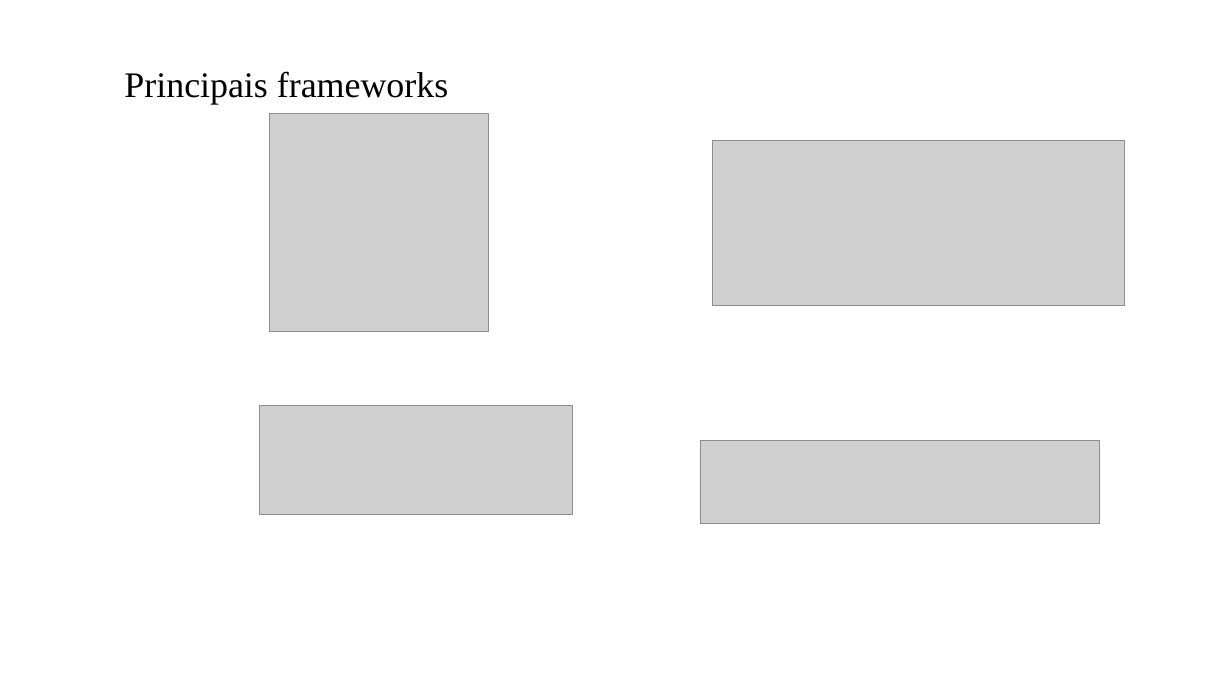
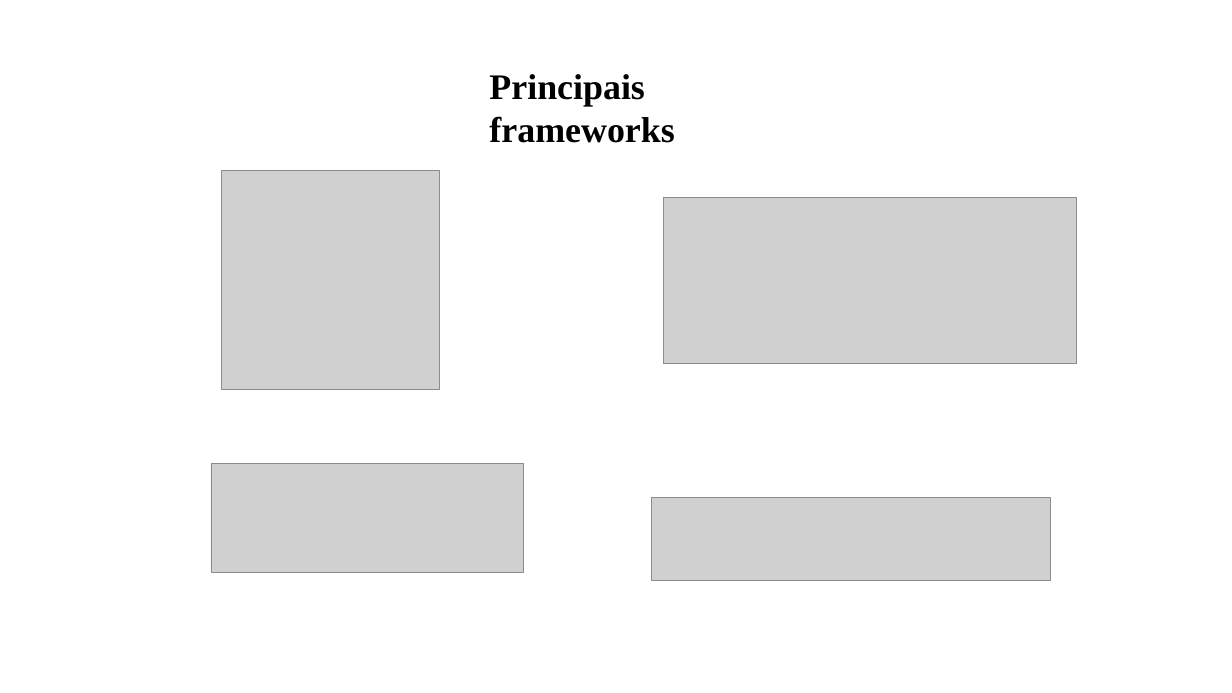
Before and after one commit to feevars/fatec4SEM, a slide deck: slide 7 of 2SEM/IES100 - Engenharia de Software I/BDD - Behavior Driven Development/apresentacao-oficial_BDD.pptx. Drawn at 1232x693 pixels with LibreOffice and Linux fonts; fonts in the diff are those of the drawing; grey boxes stand for pictures. Boxes give left, top, right and bottom in pixels: in the first picture for what was removed or moved away, otherwise in the second. Text is boxed around its words. In the diff, an @@ line names an element or a change of style, - is before the commit and + after.

```diff
--- a/2SEM/IES100 - Engenharia de Software I/BDD - Behavior Driven Development/apresentacao-oficial_BDD.pptx
+++ b/2SEM/IES100 - Engenharia de Software I/BDD - Behavior Driven Development/apresentacao-oficial_BDD.pptx
@@ text "Principais frameworks": place and size @@
-text "Principais frameworks" at [124, 71, 448, 105]
+text "Principais frameworks" at [489, 74, 674, 143]
@@ text "Principais frameworks" at [489, 74, 674, 143]: bold on @@
@@ 3 pictures: place and size @@
-3 pictures at [270, 113, 1125, 523]
+3 pictures at [221, 171, 1076, 581]
@@ picture: place and size @@
-picture at [260, 406, 572, 515]
+picture at [211, 463, 523, 572]
```
Also in this commit, not shown: 5 other slides changed, 1 slide added.
